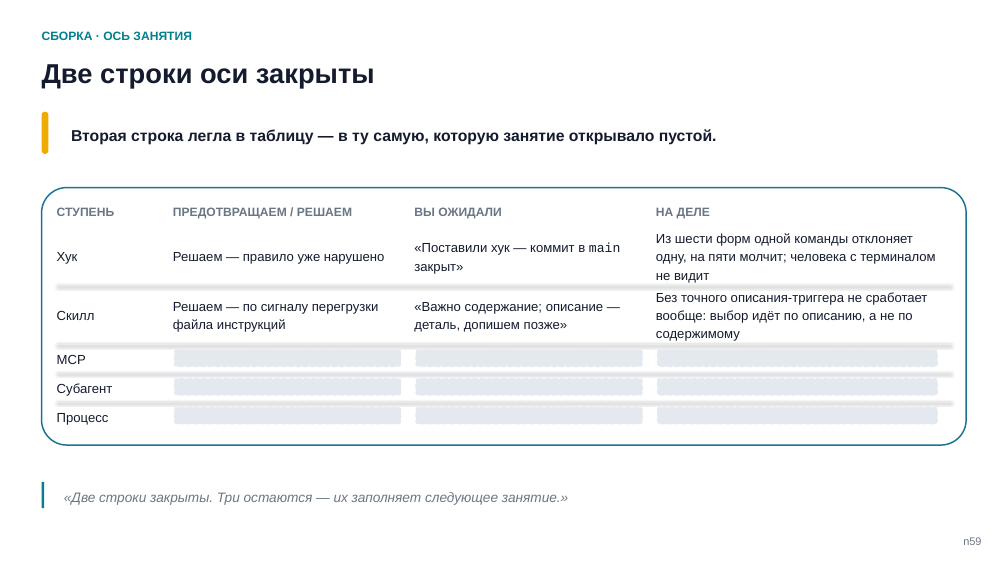
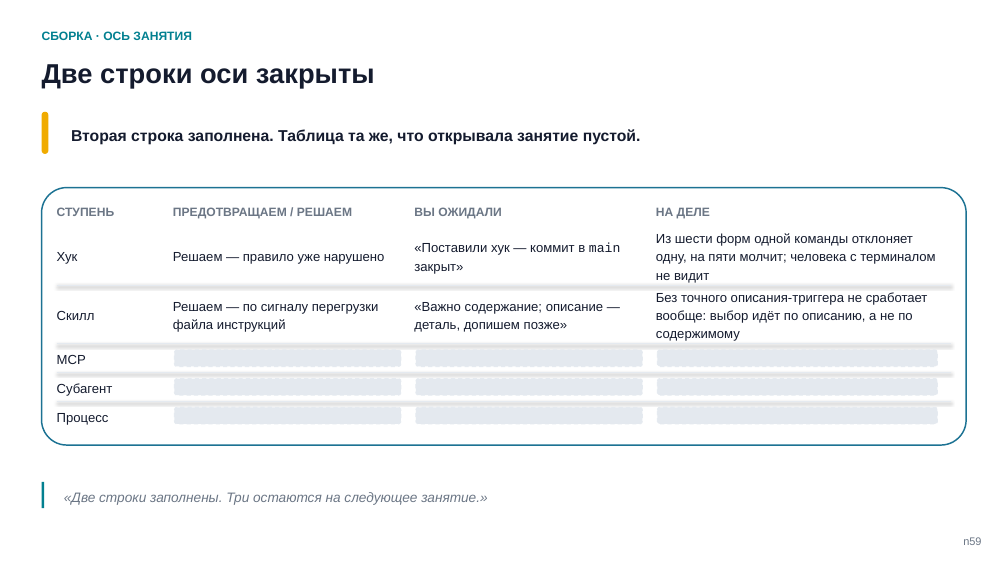
Before and after one commit to tellina-study/AI-usage-lessons, a slide deck: slide 59 of library/seminars/sem-05/rendered/sem-05-n.pptx. Drawn at 1008x567 pixels with LibreOffice and Linux fonts; fonts in the diff are those of the drawing. Boxes give left, top, right and bottom in pixels: in the first picture for what was removed or moved away, otherwise in the second. Text is boxed around its words. In the diff, an @@ line names an element or a change of style, - is before the commit and + after.

```diff
--- a/library/seminars/sem-05/rendered/sem-05-n.pptx
+++ b/library/seminars/sem-05/rendered/sem-05-n.pptx
@@ text at [71,129,641,145]: text changed @@
-Вторая строка легла в таблицу — в ту самую, которую занятие открывало пустой.
+Вторая строка заполнена. Таблица та же, что открывала занятие пустой.
@@ text at [64,492,487,505]: text changed @@
-«Две строки закрыты. Три остаются — их заполняет следующее занятие.»
+«Две строки заполнены. Три остаются на следующее занятие.»
```
Also in this commit, not shown: 7 other slides changed, 1 slide removed, 14 other files.
